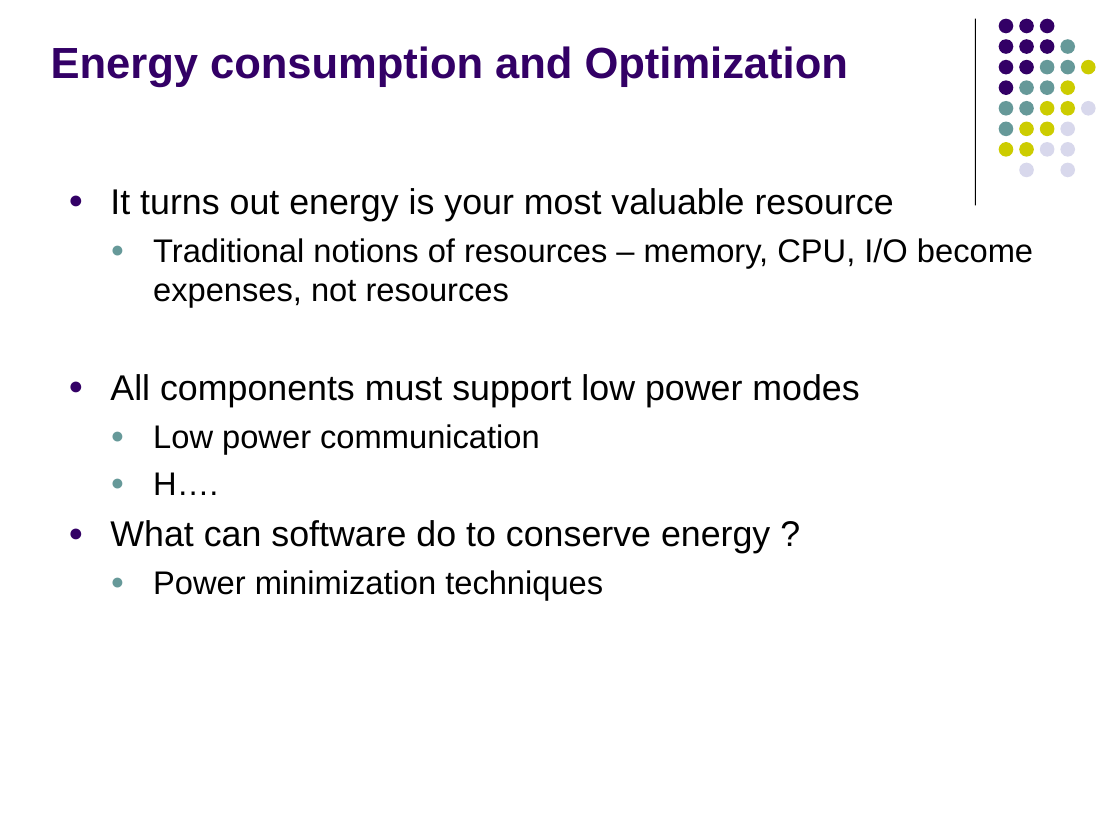
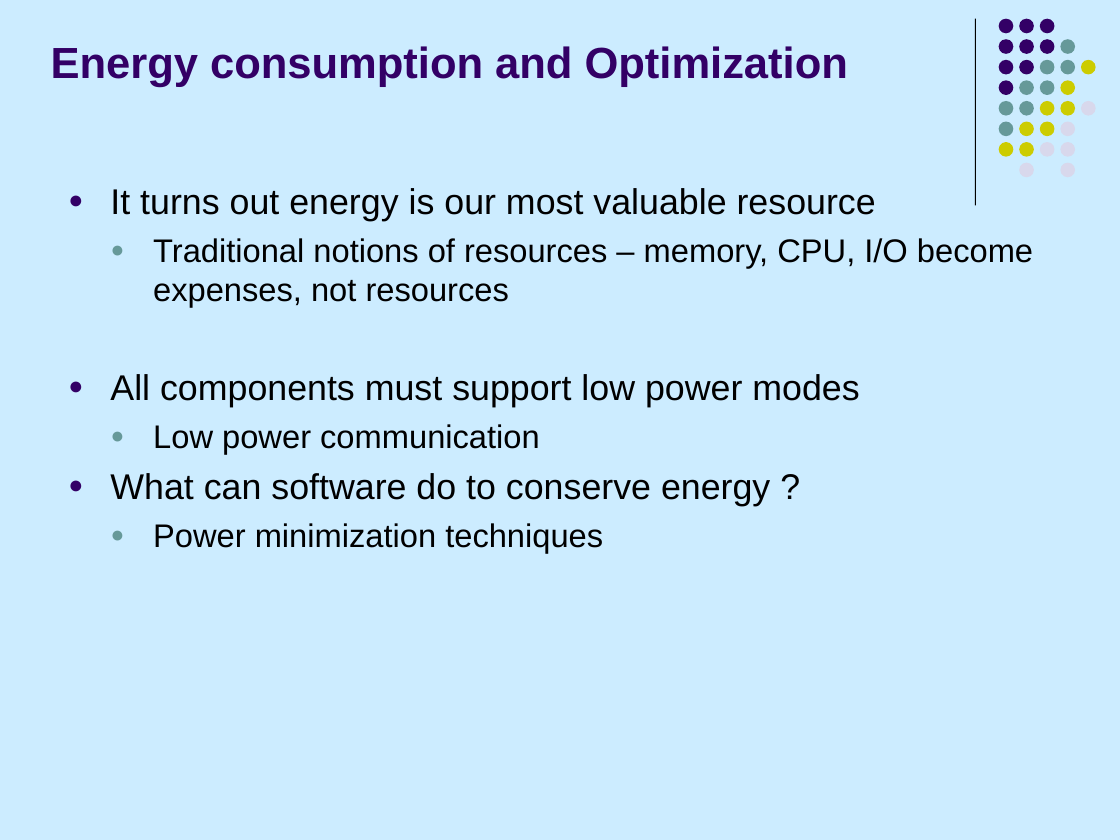
Before and after one commit to fasalex/symposium, a slide deck: slide 36 of Presentation.ppt (slide 35 before the commit). Drawn at 1120x840 pixels with LibreOffice and Linux fonts; fonts in the diff are those of the drawing. Boxes give left, top, right and bottom in pixels: in the first picture for what was removed or moved away, otherwise in the second. Text is boxed around its words. In the diff, an @@ line names an element or a change of style, - is before the commit and + after.

```diff
--- a/Presentation.ppt
+++ b/Presentation.ppt
@@ background #FFFFFF to #CCECFF @@
@@ text at [110, 188, 876, 221]: text changed @@
-● It turns out energy is your most valuable resource
+● It turns out energy is our most valuable resource
@@ text at [153, 472, 218, 495]: paragraph removed @@
-  ● H….
```
Also in this commit, not shown: 41 other slides changed, 1 slide added, 17 other files.
